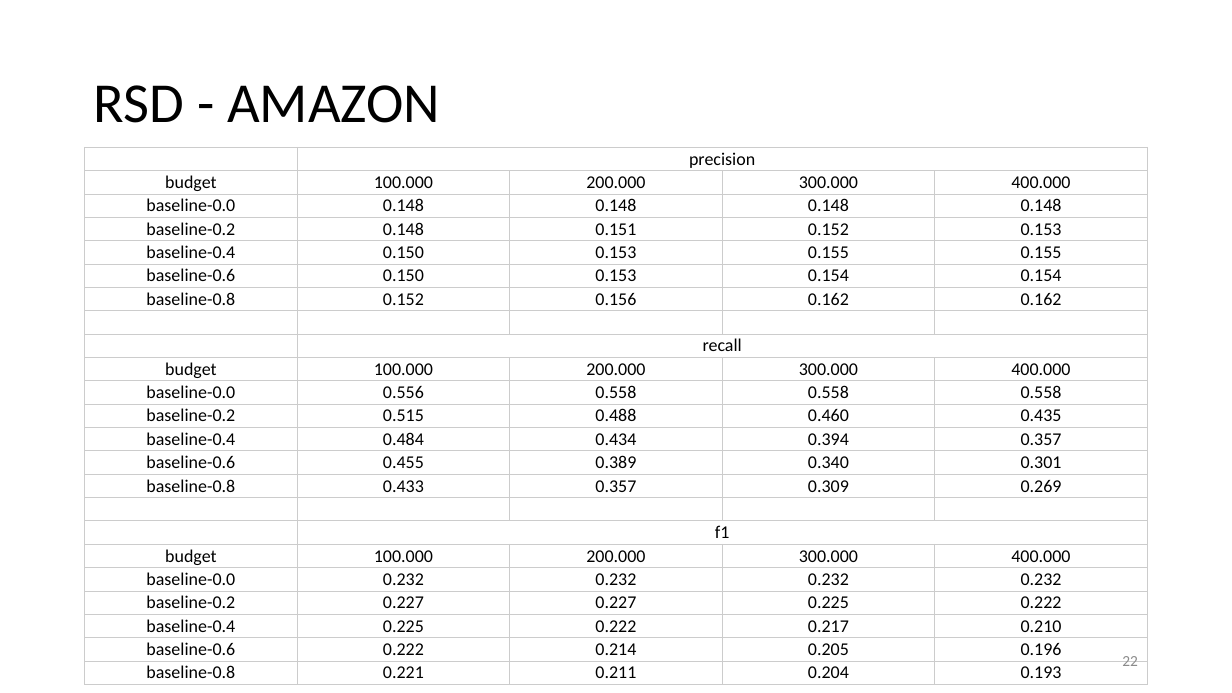
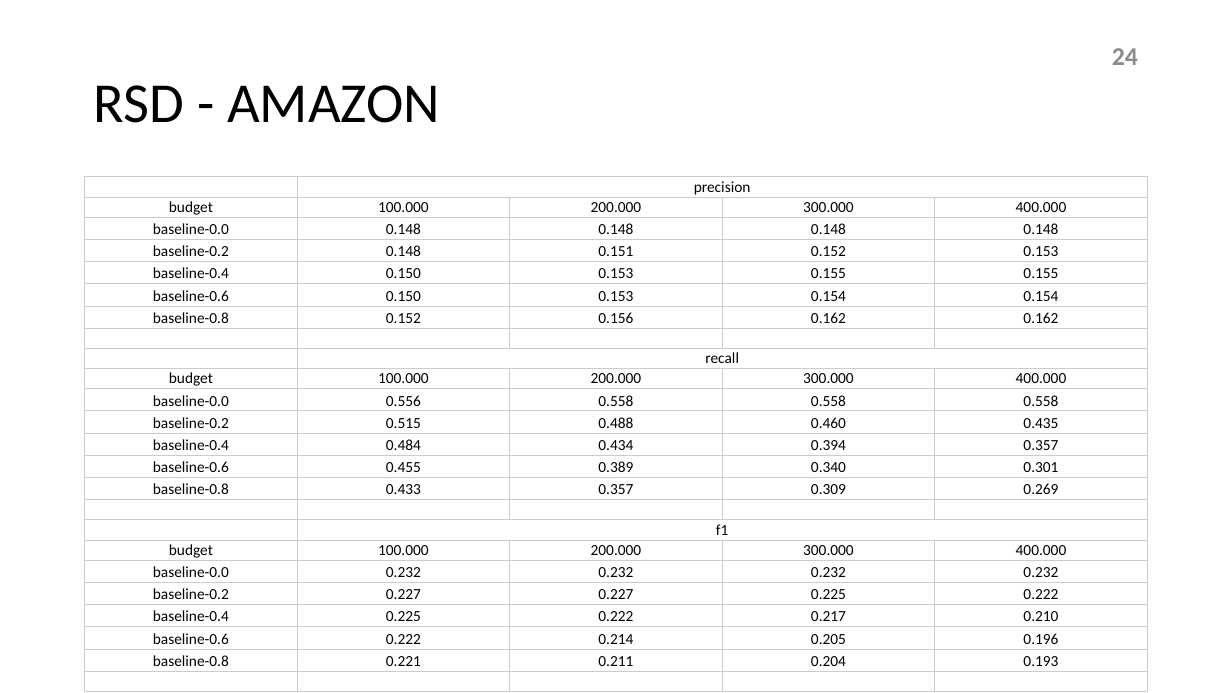
Before and after one commit to hellokayas/Sockfarm-Project, a slide deck: slide 24 of resources/sockfarm.pptx (slide 22 before the commit). Drawn at 1232x693 pixels with LibreOffice and Linux fonts; fonts in the diff are those of the drawing. Boxes give left, top, right and bottom in pixels: in the first picture for what was removed or moved away, otherwise in the second. Text is boxed around its words. In the diff, an @@ line names an element or a change of style, - is before the commit and + after.

```diff
--- a/resources/sockfarm.pptx
+++ b/resources/sockfarm.pptx
@@ page number added at (1112,48,1138,65), 20 pt, text #8C8C8C, bold @@
+24
@@ table at (85,177,1148,689) @@
+row 24:  |  |  |  | 
@@ table: place and size @@
-table at (85,147,1148,682)
+table at (85,177,1148,689)
@@ page number removed at (1122,656,1138,666) @@
-22
```
Also in this commit, not shown: 23 other slides changed, 3 slides added.
